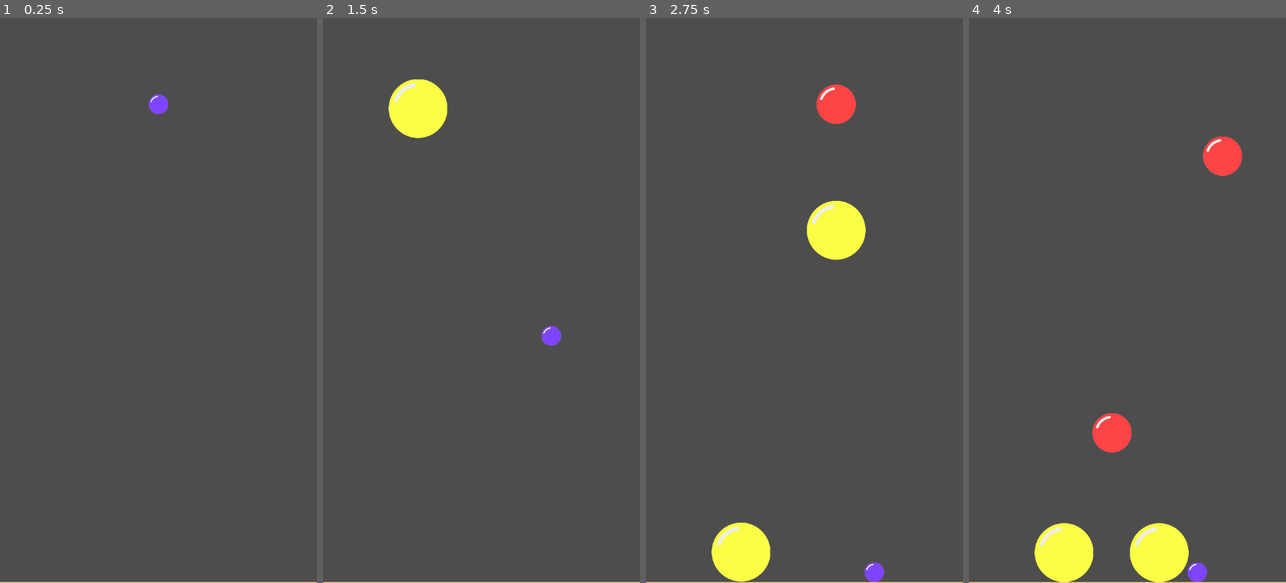
Above: before the commit, frames 1-4 (left to right).
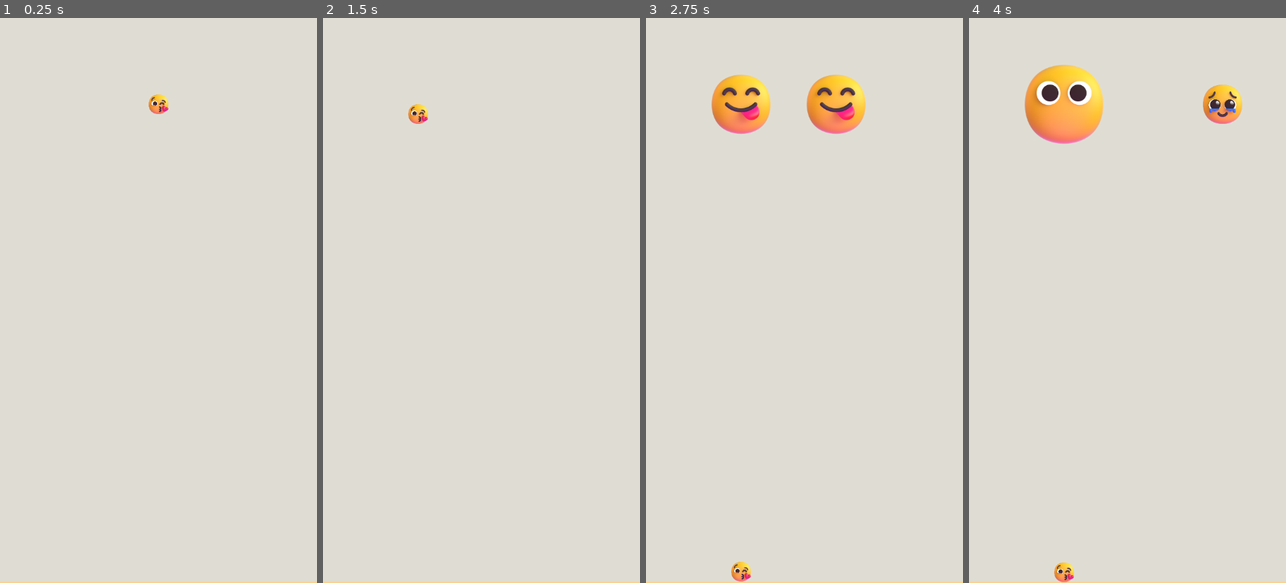
Above: after the commit, the same moments.

Repository: waajito/fruit
Game: Godot game, scene res://scenes/main.tscn
Two runs of this game, one before a commit and one after it. Both use one fixed random seed, a clock stepped at 60 frames per second and the inputs below.
Inputs (mouse positions are in pixels of both pictures, inside the frame that each line leads up to):
- Up to frame 1 (0.25 s): no input
- Up to frame 2 (1.5 s): tap Enter at 0.5 s; move the mouse to (551, 272) at 0.52 s; press the mouse at (551, 272) at 0.53 s; hold Right (right) 0.53-1.28 s; tap G (jump) at 0.77 s; move the mouse to (418, 328) at 1.27 s; release the mouse at (418, 328) at 1.28 s; hold Left (left) from 1.28 s (still down); click (418, 328) at 1.35 s
- Up to frame 3 (2.75 s): tap G (jump) at 1.52 s; move the mouse to (836, 176) at 2.02 s; release Left (left) at 2.03 s; press the mouse at (836, 176) at 2.03 s; hold Right (right) from 2.03 s (still down)
- Up to frame 4 (4 s): move the mouse to (1111, 413) at 2.77 s; release the mouse at (1111, 413) at 2.78 s; click (1111, 413) at 2.85 s; tap G (jump) at 3.02, 3.77 s; move the mouse to (1222, 385) at 3.52 s; release Right (right) at 3.53 s; press the mouse at (1222, 385) at 3.53 s; hold Left (left) from 3.53 s (still down)

The runs differ from the first frame. In frame 1, 100% of the frame differs, in the area x 0-100%, y 0-100%; in frame 2, 100%; in frame 3, 100%; in frame 4, 100%.
Error after the commit: Invalid access to property or key 'freeze' on a base object of type 'previously freed'. (res://scenes/spawner.gd:26)

Commit message:
added emojis and explosion icon

Diff:
--- a/fruit.gd
+++ b/fruit.gd
@@ -5,16 +5,18 @@
 @onready var age  = Time.get_unix_time_from_system()
 
 signal on_merge
-
-var images = [preload("res://sprites/bal …(277 unchanged characters)…
+var images = [preload("res://sprites/faces/face_blowing_a_kiss_3d.png"), preload("res://sprites/faces/face_holding_back_tears_3d.png"), preload("res://sprites/faces/face_savoring_food_3d.png"), preload("res://sprites/faces/face_without_mouth_3d.png"), preload("res://sprites/faces/face_with_head-bandage_3d.png"), preload("res://sprites/faces/face_with_medical_mask_3d.png"), preload("res://sprites/faces/face_with_rolling_eyes_3d.png"), preload("res://sprites/faces/face_with_symbols_on_mouth_3d.png"), preload("res://sprites/faces/full_moon_3d.png"), preload("res://sprites/faces/grinning_squinting_face_3d.png")]
+#var images = [preload("res://sprites/bal …(277 unchanged characters)…
 # Called when the node enters the scene tree for the first time.
 func _ready():
 	var sprite = %fruit_sprite as Sprite2D
 
 	idx = randi() % 3
 	sprite.texture = images[idx]
+	var tween = create_tween()
 
-	var tween = create_tween()
+
+	tween.tween_property(sprite,"scale",Vector2(((idx + 1) * 0.45),((idx + 1) * 0.45)),0.005)
 
 	tween.tween_property(%fruit_collider,"shape:radius",((idx + 1) * 50.0),0.005)
 
@@ -37,10 +39,14 @@
 func merge():
 	on_merge.emit()
 	idx = idx+1
+	var sprite = %fruit_sprite as Sprite2D
+	%fruit_sprite.texture = preload("res://sprites/ex.png")
+	await get_tree().create_timer(0.1).timeout
 	%fruit_sprite.texture = images[idx]
 	var tween = create_tween()
+	tween.tween_property(sprite,"scale",Vector2(((idx + 1) * 0.45),((idx + 1) * 0.45)),0.01)
 
-	tween.tween_property(%fruit_collider,"shape:radius",((idx + 1) * 50.0),0.005)
+	tween.tween_property(%fruit_collider,"shape:radius",((idx + 1) * 50.0),0.01)
 
 	%Area2D/fruit_trigger.shape.radius = (((idx + 1) * 50.0) + (((idx + 1) * 50.0) /7))
 
--- a/fruit.tscn
+++ b/fruit.tscn
@@ -1,7 +1,7 @@
 [gd_scene load_steps=7 format=3 uid="uid://biagggwlwt20g"]
 
 [ext_resource type="Script" path="res://fruit.gd" id="1_l0o7y"]
-[ext_resource type="Texture2D" uid="uid://ckp122n4x7knc" path="res://sprites/ball 02.svg" id="2_72kqe"]
+[ext_resource type="Texture2D" uid="uid://c6xwsjvkbmg4m" path="res://sprites/faces/face_blowing_a_kiss_3d.png" id="2_amoaf"]
 [ext_resource type="Script" path="res://explosion.gd" id="3_p7pj7"]
 
 [sub_resource type="PhysicsMaterial" id="PhysicsMaterial_homer"]
@@ -25,7 +25,8 @@
 
 [node name="fruit_sprite" type="Sprite2D" parent="."]
 unique_name_in_owner = true
-texture = ExtResource("2_72kqe")
+scale = Vector2(0.45, 0.45)
+texture = ExtResource("2_amoaf")
 
 [node name="fruit_collider" type="CollisionShape2D" parent="."]
 unique_name_in_owner = true
--- a/scenes/main.tscn
+++ b/scenes/main.tscn
@@ -1,5 +1,6 @@
-[gd_scene load_steps=5 format=3 uid="uid://bndmj42p4yras"]
+[gd_scene load_steps=6 format=3 uid="uid://bndmj42p4yras"]
 
+[ext_resource type="Texture2D" uid="uid://b02xwf3kpj1x2" path="res://sprites/bg.svg" id="1_428tn"]
 [ext_resource type="Texture2D" uid="uid://dpdqknfd8vrrc" path="res://BOX.svg" id="2_2yyka"]
 [ext_resource type="Script" path="res://scenes/spawner.gd" id="3_hqs2g"]
 [ext_resource type="Texture2D" uid="uid://bkpnmbid1in5a" path="res://sprites/line.svg" id="3_qfuvo"]
@@ -11,6 +12,11 @@
 
 [node name="Camera2D" type="Camera2D" parent="."]
 zoom = Vector2(0.4, 0.4)
+
+[node name="Bg" type="Sprite2D" parent="."]
+position = Vector2(18.9999, -309.75)
+scale = Vector2(25.58, 44.635)
+texture = ExtResource("1_428tn")
 
 [node name="Wall" type="RigidBody2D" parent="."]
 position = Vector2(0, 1535)
--- a/scenes/spawner.gd
+++ b/scenes/spawner.gd
@@ -28,7 +28,7 @@
 
 
 func _input(event):
-	if event.is_action_pressed("drop"):
+	if event.is_action_released("drop"):
 		showPeice.freeze = false
 		await get_tree().create_timer(0.5).timeout
 		spawn()
--- /dev/null
+++ b/sprites/bg.svg
@@ -0,0 +1,3 @@
+<svg width="100" height="100" viewBox="0 0 100 100" fill="none" xmlns="http://www.w3.org/2000/svg">
+<rect width="100" height="100" fill="#DFDDD3"/>
+</svg>
Not shown, added: sprites/bg.svg.import
Binary file added: sprites/ex.png
Not shown, added: sprites/ex.png.import
Binary file added: sprites/faces/face_blowing_a_kiss_3d.png
Not shown, added: sprites/faces/face_blowing_a_kiss_3d.png.import
Binary file added: sprites/faces/face_exhaling_3d.png
Not shown, added: sprites/faces/face_exhaling_3d.png.import
Binary file added: sprites/faces/face_holding_back_tears_3d.png
Not shown, added: sprites/faces/face_holding_back_tears_3d.png.import
Binary file added: sprites/faces/face_savoring_food_3d.png
Not shown, added: sprites/faces/face_savoring_food_3d.png.import
Binary file added: sprites/faces/face_with_head-bandage_3d.png
(and 19 more such lines)
